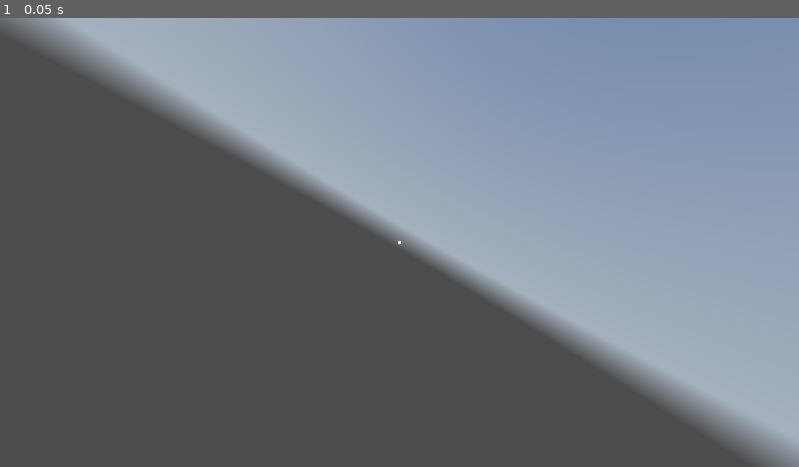
Above: before the commit, frame 1.
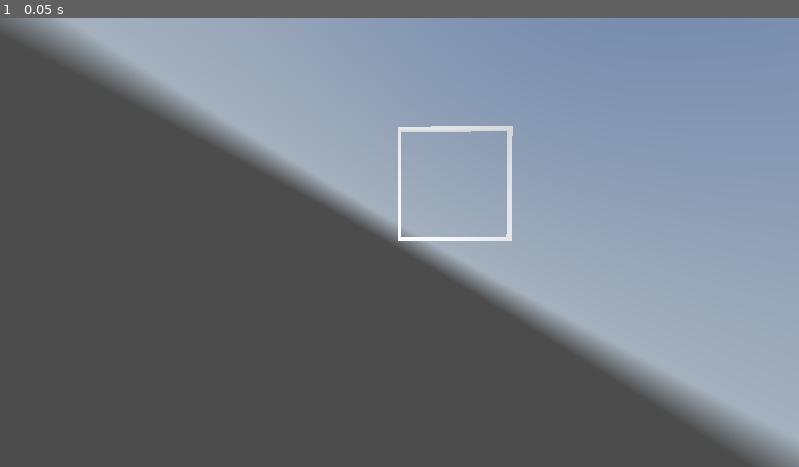
Above: after the commit, the same moment.

Repository: kasworld/gd4snakebyte3d
Game: Godot game, scene res://main.tscn
Two runs of this game, one before a commit and one after it. Both use one fixed random seed, a clock stepped at 60 frames per second and the inputs below. A sky picture missing from this copy of the repository is replaced by a grey-blue gradient.
Inputs:
- Up to frame 1 (0.05 s): no input

The runs differ from the first frame. In frame 1, 0.5% of the frame differs, in the area x 49-65%, y 24-51%.

Commit message:
update walls

Diff:
--- a/global/global3d.gd
+++ b/global/global3d.gd
@@ -1,7 +1,6 @@
 extends Node
 
 var font = preload("res://HakgyoansimBareondotumR.ttf")
-
 
 func get_color_mat(co: Color)->Material:
 	var mat = StandardMaterial3D.new()
--- a/global/settings.gd
+++ b/global/settings.gd
@@ -3,3 +3,6 @@
 const FieldWidth :int = 32
 const FieldHeight :int = 32
 const FieldSize := Vector2i(FieldWidth,FieldHeight)
+
+func vector2i_to_vector3(from :Vector2i) -> Vector3:
+	return Vector3(from.x,Settings.FieldHeight - from.y, 0)
--- a/lib/placed_things.gd
+++ b/lib/placed_things.gd
@@ -21,6 +21,12 @@
 	for y in data:
 		y.resize(size.x)
 	return self
+
+func get_width() -> int:
+	return data[0].size()
+
+func get_height() -> int:
+	return data.size()
 
 func get_at(pos :Vector2i) :
 	return data[pos.y][pos.x]
--- a/main.gd
+++ b/main.gd
@@ -1,8 +1,6 @@
 extends Node3D
 
 
-func to_vector3(from :Vector2i) -> Vector3:
-	return Vector3(from.x,Settings.FieldHeight - from.y, 0)
 
 func _ready() -> void:
 	var vp_size = get_viewport().get_visible_rect().size
--- a/stage.gd
+++ b/stage.gd
@@ -5,3 +5,8 @@
 
 func _ready() -> void:
 	field = PlacedThings.new(Settings.FieldSize)
+	field.draw_hline(0, Settings.FieldWidth-1, 0, Things.Wall)
+	field.draw_hline(0,Settings.FieldWidth-1, Settings.FieldHeight-1, Things.Wall)
+	field.draw_vline(0,0, Settings.FieldHeight-1, Things.Wall)
+	field.draw_vline(Settings.FieldWidth-1, 0, Settings.FieldHeight-1, Things.Wall)
+	$Walls.field2wall(field)
--- a/walls.gd
+++ b/walls.gd
@@ -4,3 +4,14 @@
 func _ready() -> void:
 	var mesh = ShapeLib.new_mesh_by_type(ShapeLib.Shape.Box, 0.5)
 	$MultiMeshShape.init(mesh, Color.WHITE, Settings.FieldWidth*Settings.FieldHeight/2, Vector3.ZERO)
+
+func field2wall(field :PlacedThings) -> void:
+	var wall_count := 0
+	for x in field.get_width():
+		for y in field.get_height():
+			var pos := Vector2i(x,y)
+			if field.get_at(pos) == Things.Wall:
+				var pos3d = Settings.vector2i_to_vector3(pos)
+				$MultiMeshShape.set_inst_pos(wall_count, pos3d)
+				wall_count += 1
+	$MultiMeshShape.set_visible_count(wall_count)
